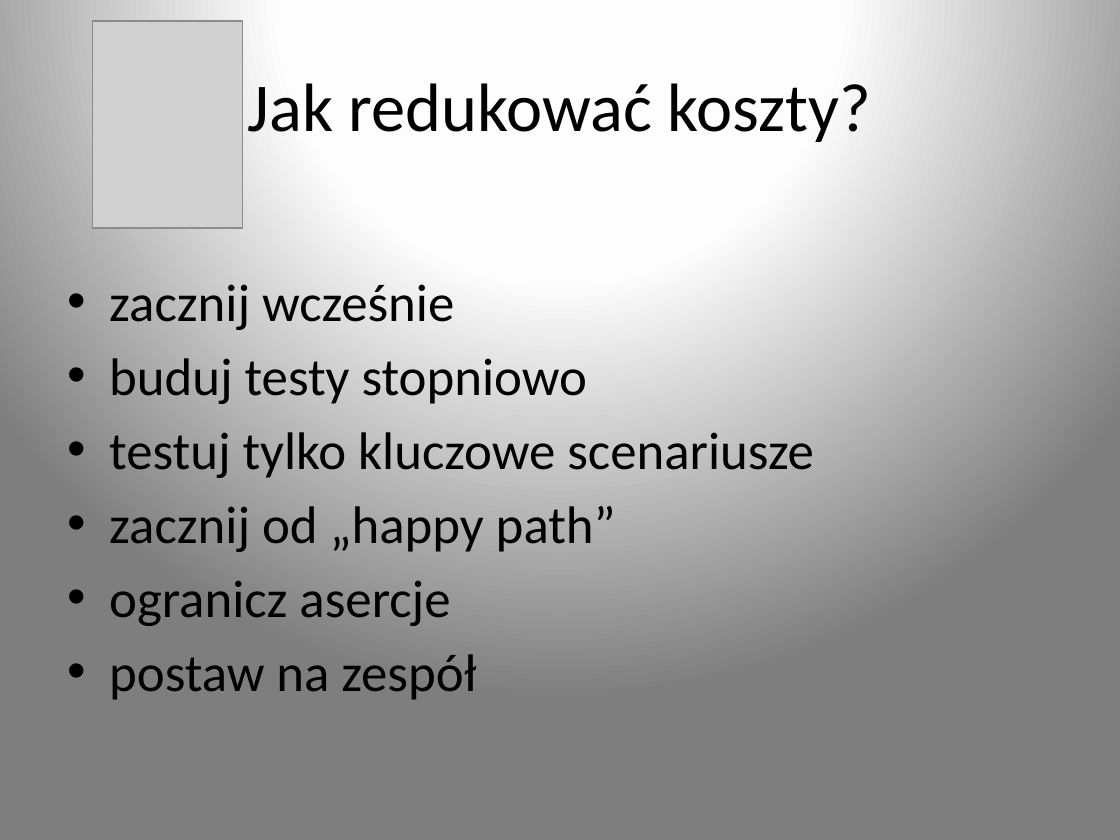
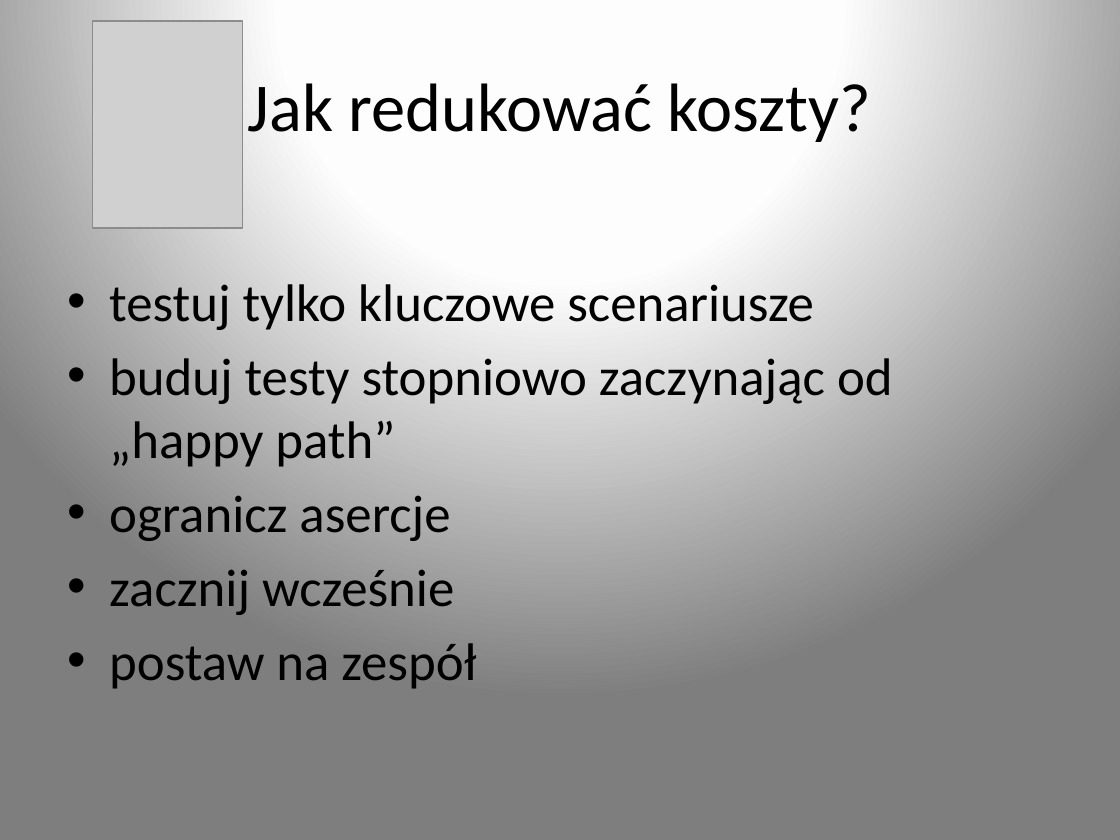
Before and after one commit to merdacz/AspNetTesting, a slide deck: slide 8 of presentation.pptx. Drawn at 1120x840 pixels with LibreOffice and Linux fonts; fonts in the diff are those of the drawing; grey boxes stand for pictures. Boxes give left, top, right and bottom in pixels: in the first picture for what was removed or moved away, otherwise in the second. Text is boxed around its words. In the diff, an @@ line names an element or a change of style, - is before the commit and + after.

```diff
--- a/presentation.pptx
+++ b/presentation.pptx
@@ text at box(109, 284, 893, 541): paragraphs added @@
+• testuj tylko kluczowe scenariusze
+• buduj testy stopniowo zaczynając od „happy path”
+• ogranicz asercje
@@ text at box(109, 358, 814, 626): paragraphs removed @@
-• buduj testy stopniowo
-• testuj tylko kluczowe scenariusze
-• zacznij od „happy path”
-• ogranicz asercje
```
Also in this commit, not shown: 4 other slides changed.
